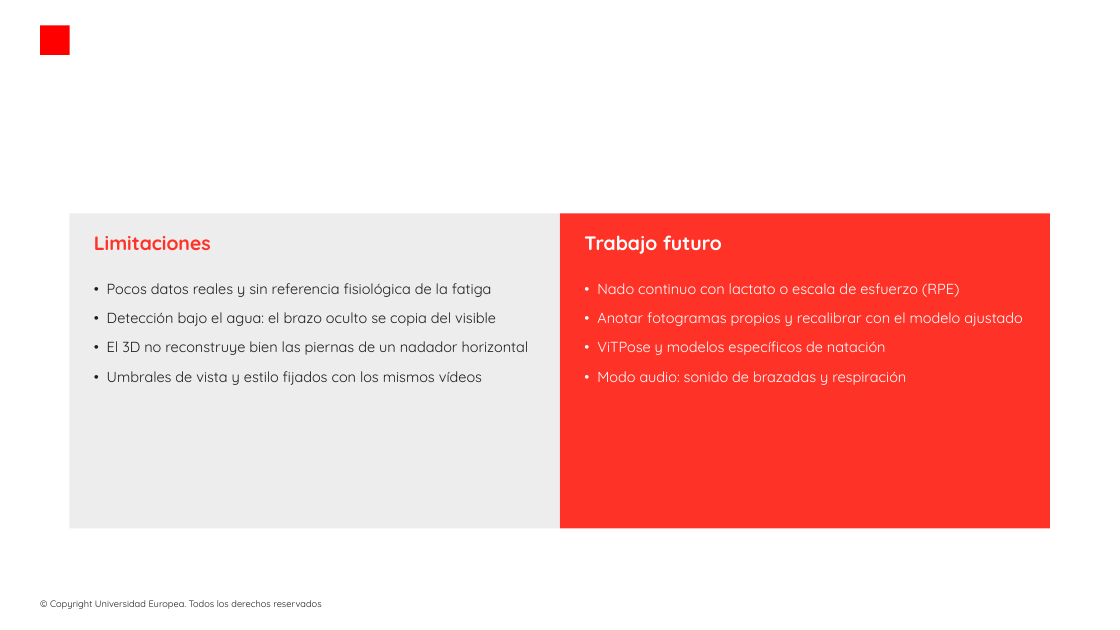
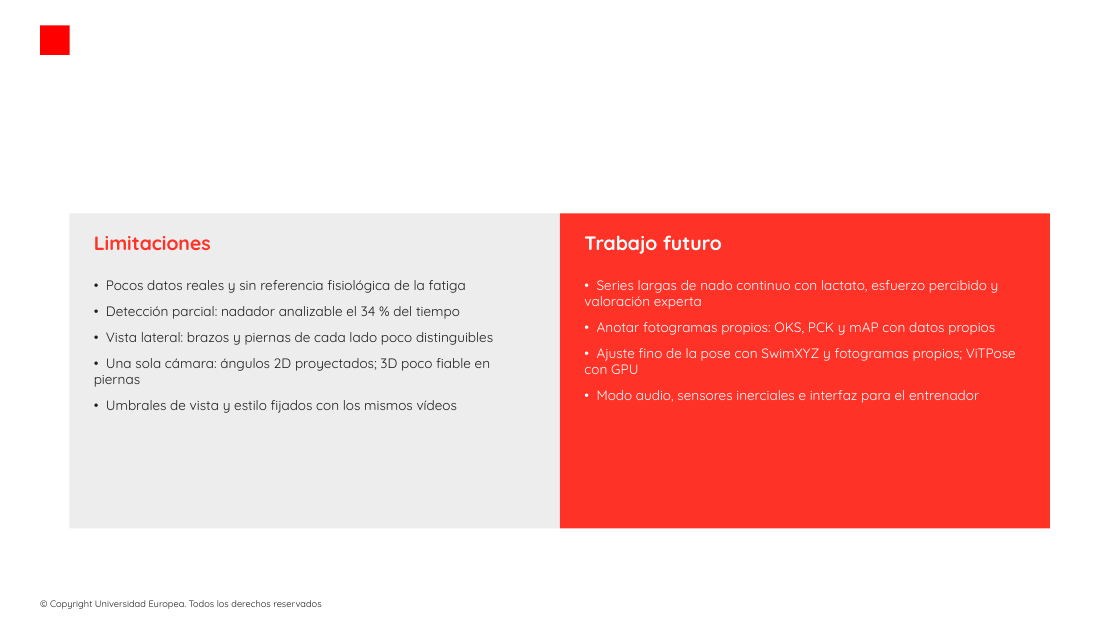
Before and after one commit to modeliana1-rgb/Strokelab, a slide deck: slide 14 of presentacion/StrokeLab_defensa.pptx. Drawn at 1120x630 pixels with LibreOffice and Linux fonts; fonts in the diff are those of the drawing; background and template pictures are left out. Boxes give left, top, right and bottom in pixels: in the first picture for what was removed or moved away, otherwise in the second. Text is boxed around its words. In the diff, an @@ line names an element or a change of style, - is before the commit and + after.

```diff
--- a/presentacion/StrokeLab_defensa.pptx
+++ b/presentacion/StrokeLab_defensa.pptx
@@ text at bbox=[106, 280, 466, 413]: size 15 to 14 pt in "• Pocos datos reales y sin referencia ...", "• Umbrales de vista y estilo fijados ..."; less space between paragraphs @@
@@ text at bbox=[584, 280, 1016, 403]: text changed; size 15 to 14 pt @@
-• Nado continuo con lactato o escala de esfuerzo (RPE)
-• Anotar fotogramas propios y recalibrar con el modelo ajustado
-• ViTPose y modelos específicos de natación
-• Modo audio: sonido de brazadas y respiración
+• Series largas de nado continuo con lactato, esfuerzo percibido y valoración experta
+• Anotar fotogramas propios: OKS, PCK y mAP con datos propios
+• Ajuste fino de la pose con SwimXYZ y fotogramas propios; ViTPose con GPU
+• Modo audio, sensores inerciales e interfaz para el entrenador
@@ text at bbox=[94, 306, 493, 387]: text changed; size 15 to 14 pt @@
-• Detección bajo el agua: el brazo oculto se copia del visible
-• El 3D no reconstruye bien las piernas de un nadador horizontal
+• Detección parcial: nadador analizable el 34 % del tiempo
+• Vista lateral: brazos y piernas de cada lado poco distinguibles
+• Una sola cámara: ángulos 2D proyectados; 3D poco fiable en piernas
```
Also in this commit, not shown: 4 other slides changed, 2 slides added, 4 slides removed, 2 other files.
